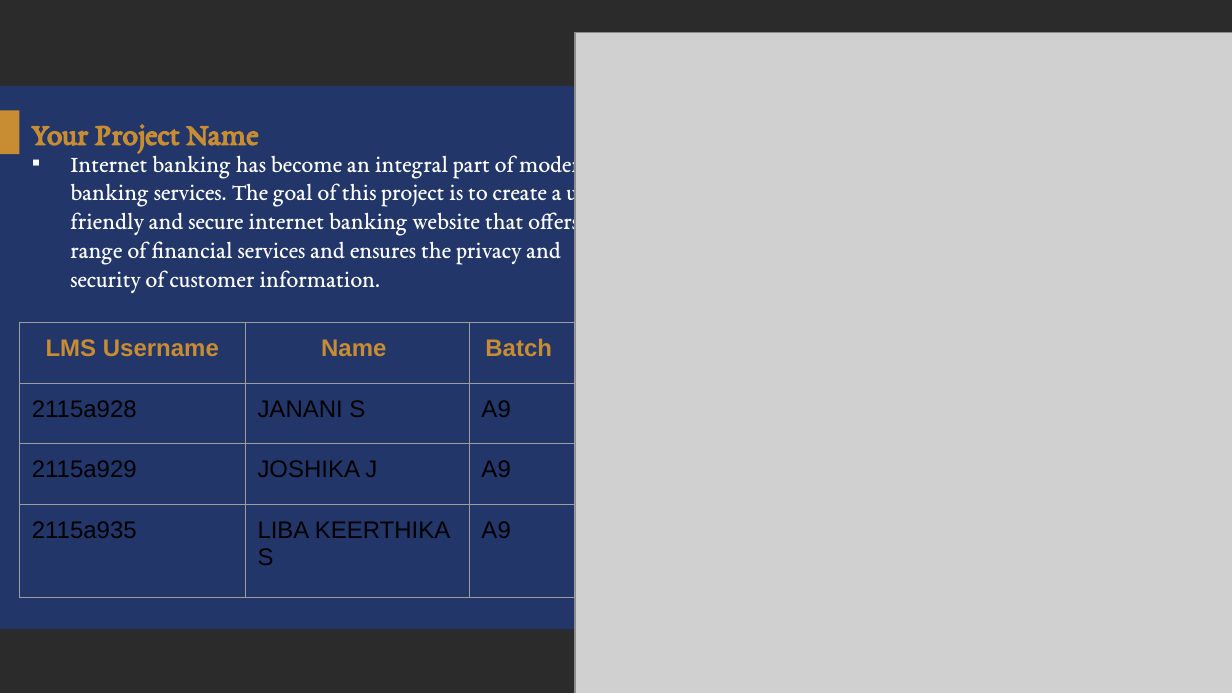
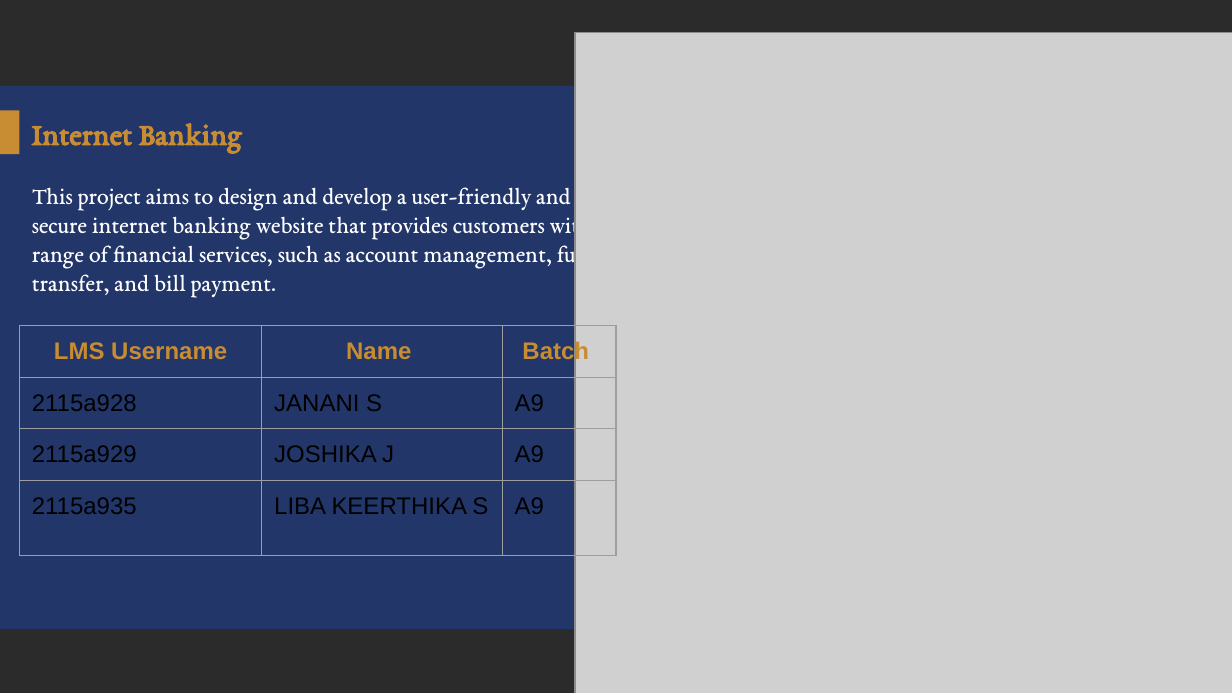
Before and after one commit to libakeerthika/online-banking, a slide deck: slide 2 of Group_A9_11.pptx. Drawn at 1232x693 pixels with LibreOffice and Linux fonts; fonts in the diff are those of the drawing; grey boxes stand for pictures; background and template pictures are left out; a plain dark background stands for a picture behind light text. Boxes give left, top, right and bottom in pixels: in the first picture for what was removed or moved away, otherwise in the second. Text is boxed around its words. In the diff, an @@ line names an element or a change of style, - is before the commit and + after.

```diff
--- a/Group_A9_11.pptx
+++ b/Group_A9_11.pptx
@@ title at [32, 123, 243, 152]: text changed @@
-Your Project Name
+Internet Banking
@@ text at [32, 187, 601, 298]: text changed @@
-▪ Internet banking has become an integral part of modern banking services. The goal of this project is to create a user-friendly and secure internet banking website that offers a range of financial services and ensures the privacy and security of customer information.
+This project aims to design and develop a user-friendly and secure internet banking website that provides customers with a range of financial services, such as account management, fund transfer, and bill payment.
@@ table: place and size @@
-table at [20, 323, 575, 598]
+table at [20, 326, 616, 569]
```
Also in this commit, not shown: 4 other slides changed, 6 slides added, 3 slides removed.
